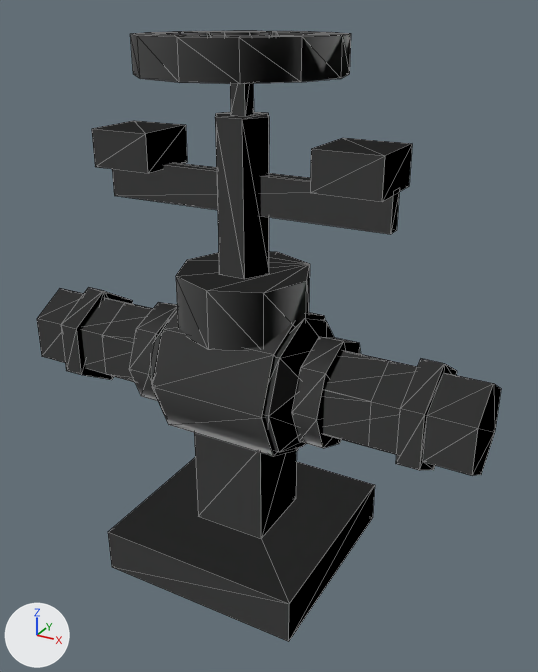
Two versions of the OBJ model game/content/items/9115.obj, one commit apart.
Rendered twice from a 50 mm lens placed at (0.486, -0.816, 0.397), pointed at (0.032, 0.01, -0.016). Arrows for +X, +Y and +Z are at lower left; the lights stay in place. The older version comes first. Mesh edges are drawn as thin lines. Where no turn or scale is listed for an object, it has been applied to the vertices.

Names of what the first picture shows: '9115'.
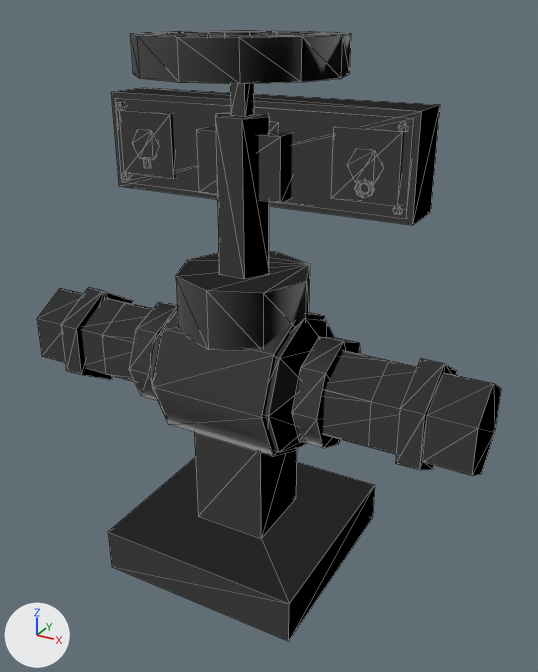
The change in detail:
me_9115 is used by ob_9115; location (0.0, 0.0, 0.0).
me_9115 had 344 vertices, 600 faces and spanned x -0.34..0.34, y -0.15..0.15, z -0.373..0.373.
me_9115 now has 480 vertices, 832 faces and spans x -0.34..0.34, y -0.15..0.15, z -0.373..0.373.
me_9115 part 1: a new loose piece, a box spanning x -0.06..0.06, y -0.012..0.08, z 0.177..0.257.
me_9115 part 2: a new loose piece, a box spanning x -0.22..0.22, y 0.02..0.09, z 0.162..0.292.
me_9115 part 3: a new loose piece, a box spanning x -0.2125..0.2125, y 0.0175..0.025, z 0.17..0.285.
me_9115 part 4: a new loose piece, a box spanning x -0.203..-0.117, y 0.013..0.03, z 0.185..0.27.
me_9115 part 5: a new loose piece, a 6-sided cylinder along y spanning x -0.183..-0.137, y 0.011..0.023, z 0.208..0.247.
me_9115 part 6: a new loose piece, a box spanning x -0.1645..-0.1555, y 0.01..0.014, z 0.196..0.2105.
me_9115 part 7: a new loose piece, a box spanning x -0.043..0.043, y 0.015..0.03, z 0.185..0.27.
me_9115 part 8: a new loose piece, a box spanning x 0.117..0.203, y 0.013..0.03, z 0.185..0.27.
me_9115 part 9: a new loose piece, a 6-sided cylinder along y spanning x 0.137..0.183, y 0.011..0.023, z 0.208..0.247.
me_9115 part 10: a new loose piece, a 6-sided cylinder along y spanning x -0.2085..-0.1965, y 0.013..0.0225, z 0.1748..0.1852.
me_9115 part 11: a new loose piece, a 6-sided cylinder along y spanning x -0.2085..-0.1965, y 0.013..0.0225, z 0.2698..0.2802.
me_9115 part 12: a new loose piece, a 6-sided cylinder along y spanning x 0.1965..0.2085, y 0.013..0.0225, z 0.1748..0.1852.
me_9115 part 13: a new loose piece, a 6-sided cylinder along y spanning x 0.1965..0.2085, y 0.013..0.0225, z 0.2698..0.2802.
me_9115 part 14: a new loose piece of 32 vertices spanning x 0.148..0.171, y 0.01..0.015, z 0.19..0.213.
me_9115 part 15: the loose piece of 8 vertices spanning x -0.204..-0.116, y -0.044..0.044, z 0.203..0.252 is deleted.
Part 16, on me_9115:
16 vertices are removed from x -0.204..0.204, y -0.044..0.044, z 0.157..0.252.
24 faces are deleted.

Boxes [x1, y1, x2, y2] around the edits, measured in the pictures (538 x 672 px):
part 1 of me_9115, added: after [196, 126, 292, 203]
part 2 of me_9115, added: after [112, 87, 440, 225]
part 3 of me_9115, added: after [115, 98, 415, 219]
part 4 of me_9115, added: after [119, 110, 176, 179]
part 5 of me_9115, added: after [132, 129, 160, 160]
part 6 of me_9115, added: after [144, 157, 151, 168]
part 7 of me_9115, added (mostly hidden): after [269, 121, 279, 132]
part 8 of me_9115, added: after [331, 126, 404, 206]
part 9 of me_9115, added: after [347, 148, 384, 184]
part 10 of me_9115, added: after [121, 172, 130, 180]
part 11 of me_9115, added: after [116, 102, 125, 110]
part 12 of me_9115, added: after [393, 205, 403, 215]
part 13 of me_9115, added: after [398, 122, 410, 132]
part 14 of me_9115, added: after [355, 179, 373, 198]
part 15 of me_9115, deleted: before [92, 121, 187, 173]
part 16 of me_9115, deleted: before [112, 138, 412, 234]
